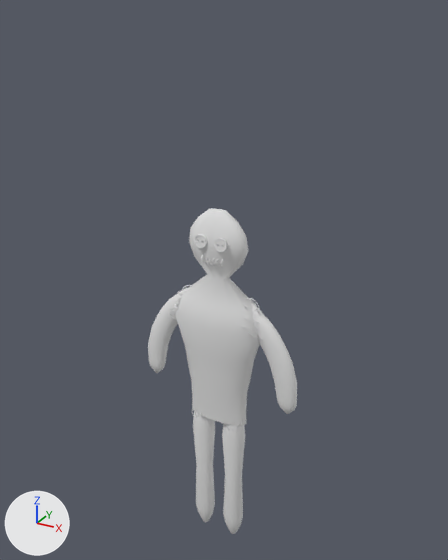
An edit to the FBX model fbx/laleczkaVoodoo.FBX, drawn before and after from the same camera.
Before and after are seen from a camera (50 mm lens) standing at (0.856, -1.52, 1.266) and looking at (-0.012, 0.058, 0.477). Lighting does not change. The marker at lower left points along +X, +Y and +Z. Where no turn or scale is listed for an object, it has been applied to the vertices.

Script lines for the objects in view, before the commit:
```python
me_mesh = bpy.data.meshes.new('Mesh')
me_mesh.from_pydata(...)  # 156 vertices, 308 faces; spans x -0.159..0.159, y -0.068..0.068, z 0.004..0.724
me_mesh_001 = bpy.data.meshes.new('Mesh.001')
me_mesh_001.from_pydata(...)  # 286 vertices, 564 faces; spans x -0.1..0.456, y -0.023..0.023, z 0.056..0.438
me_mesh_002 = bpy.data.meshes.new('Mesh.002')
me_mesh_002.from_pydata(...)  # 216 vertices, 424 faces; spans x -0.042..0.158, y -0.032..0.032, z -0.181..0.341
me_mesh_003 = bpy.data.meshes.new('Mesh.003')
me_mesh_003.from_pydata(...)  # 240 vertices, 488 faces; spans x -0.6..2.51, y -0.6..0.6, z -0.05..0.25
me_mesh_004 = bpy.data.meshes.new('Mesh.004')
me_mesh_004.from_pydata(...)  # 2380 vertices, 4764 faces; spans x -0.5..3.5, y -25.2..0.5, z -8.0..5.9
ob_nogi = bpy.data.objects.new('nogi', me_mesh_002)
ob_nogi.location = (-0.058, 0.0, -0.317)
ob_oczy = bpy.data.objects.new('oczy', me_mesh_003)
ob_oczy.location = (-0.034, -0.041, 0.636)
ob_oczy.rotation_euler = (1.485, 0.0, 0.0)  # degrees (85, 0, 0)
ob_oczy.scale = (0.0351, 0.0351, 0.0254)
ob_rece = bpy.data.objects.new('rece', me_mesh_001)
ob_rece.location = (-0.18, 0.004, 0.036)
ob_szwy = bpy.data.objects.new('szwy', me_mesh_004)
ob_szwy.location = (-0.03, -0.035, 0.579)
ob_szwy.rotation_euler = (1.356, 0.0, 1.571)  # degrees (78, 0, 90)
ob_szwy.scale = (0.024, 0.024, 0.024)
ob_tlow = bpy.data.objects.new('tlow', me_mesh)
ob_tlow.location = (0.0, 0.0, 0.0)
```
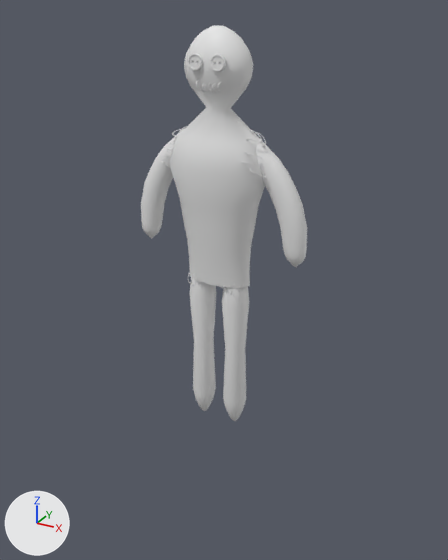
Commit message: laleczka Voodoo

Patch to the scene script:
```diff
--- a/fbx/laleczkaVoodoo.FBX.py
+++ b/fbx/laleczkaVoodoo.FBX.py
@@ me_mesh_1 @@
+me_mesh_1.from_pydata(...)  # 687 vertices, 658 faces, 2 loose edges; spans x -0.28..0.276, y -0.089..0.101, z 0.0..1.223
@@ ob_nogi @@
-ob_nogi = bpy.data.objects.new('nogi', me_mesh_002)
-ob_nogi.location = (-0.058, 0.0, -0.317)
@@ ob_tlow @@
-ob_tlow = bpy.data.objects.new('tlow', me_mesh)
-ob_tlow.location = (0.0, 0.0, 0.0)
@@ ob_oczy @@
 ob_oczy = bpy.data.objects.new('oczy', me_mesh_003)
-ob_oczy.location = (-0.034, -0.041, 0.636)
+ob_oczy.location = (-0.034, -0.051, 1.136)
 ob_oczy.rotation_euler = (1.485, 0.0, 0.0)  # degrees (85, 0, 0)
-ob_oczy.scale = (0.0351, 0.0351, 0.0254)
+ob_oczy.scale = (0.0351, 0.0342, 0.0363)
@@ ob_szwy @@
 ob_szwy = bpy.data.objects.new('szwy', me_mesh_004)
-ob_szwy.location = (-0.03, -0.035, 0.579)
+ob_szwy.location = (-0.03, -0.043, 1.077)
 ob_szwy.rotation_euler = (1.356, 0.0, 1.571)  # degrees (78, 0, 90)
-ob_szwy.scale = (0.024, 0.024, 0.024)
+ob_szwy.scale = (0.0335, 0.024, 0.024)
@@ ob_rece @@
-ob_rece = bpy.data.objects.new('rece', me_mesh_001)
-ob_rece.location = (-0.18, 0.004, 0.036)
@@ ob_laleczka @@
+ob_laleczka = bpy.data.objects.new('laleczka', me_mesh_1)
+ob_laleczka.location = (0.0, 0.0, 0.0)
```

Where the change shows, as pixel boxes (x1, y1, x2, y2) in the pictures (448 x 560 px):
'laleczka', added: after (141, 25, 307, 421)
'tlow', deleted: before (176, 208, 260, 426)
'nogi', deleted: before (193, 411, 245, 534)
'rece', deleted: before (148, 287, 297, 414)
'oczy', moved, rescaled (11% wider): before (194, 234, 228, 252); after (188, 54, 226, 71)
'szwy', moved, rescaled: before (169, 255, 269, 430); after (161, 80, 266, 294)
